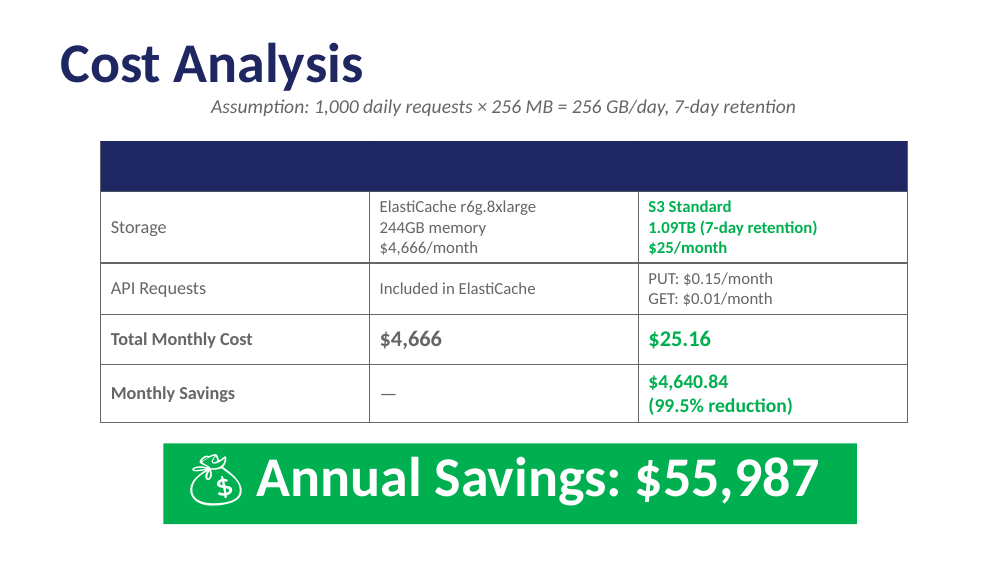
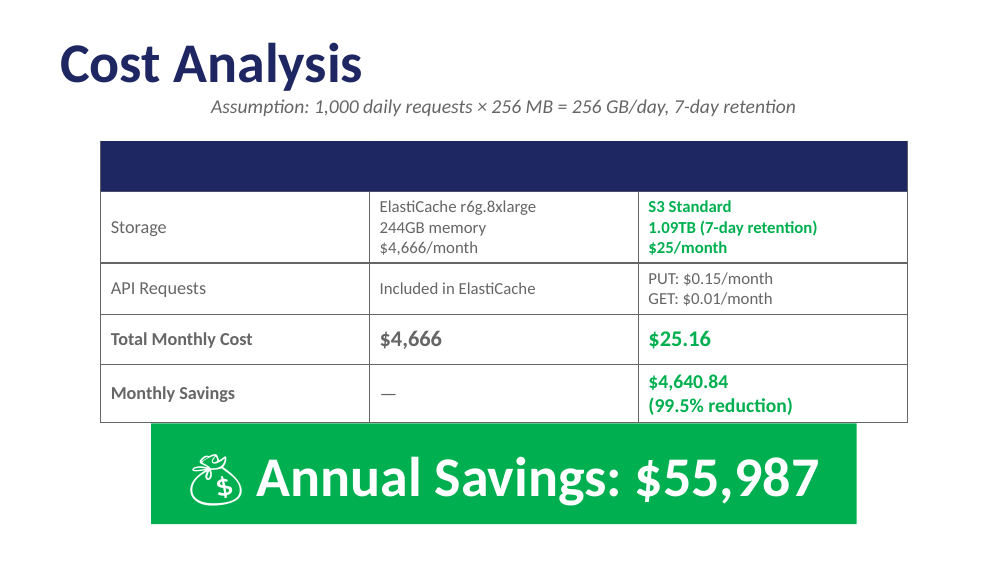
Before and after one commit to angelbus/tekton-api, a slide deck: slide 10 of docs/Redis vs s3 complete analysis.pptx. Drawn at 1008x567 pixels with LibreOffice and Linux fonts; fonts in the diff are those of the drawing. Boxes give left, top, right and bottom in pixels: in the first picture for what was removed or moved away, otherwise in the second. Text is boxed around its words. In the diff, an @@ line names an element or a change of style, - is before the commit and + after.

```diff
--- a/docs/Redis vs s3 complete analysis.pptx
+++ b/docs/Redis vs s3 complete analysis.pptx
@@ table: place and size @@
-table at [101,141,908,472]
+table at [101,141,908,419]
@@ rectangle: place and size @@
-rectangle at [163,444,857,524]
+rectangle at [151,423,857,524]
```
Also in this commit, not shown: 14 other slides changed.
